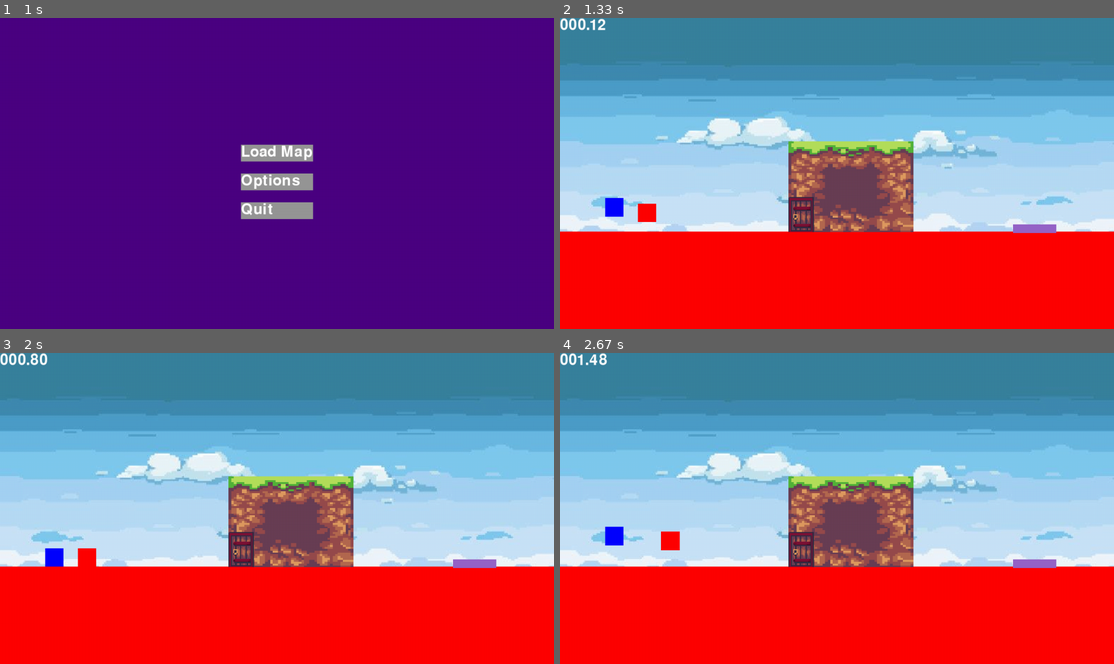
Above: before the commit, frames 1-4 (two rows, left to right).
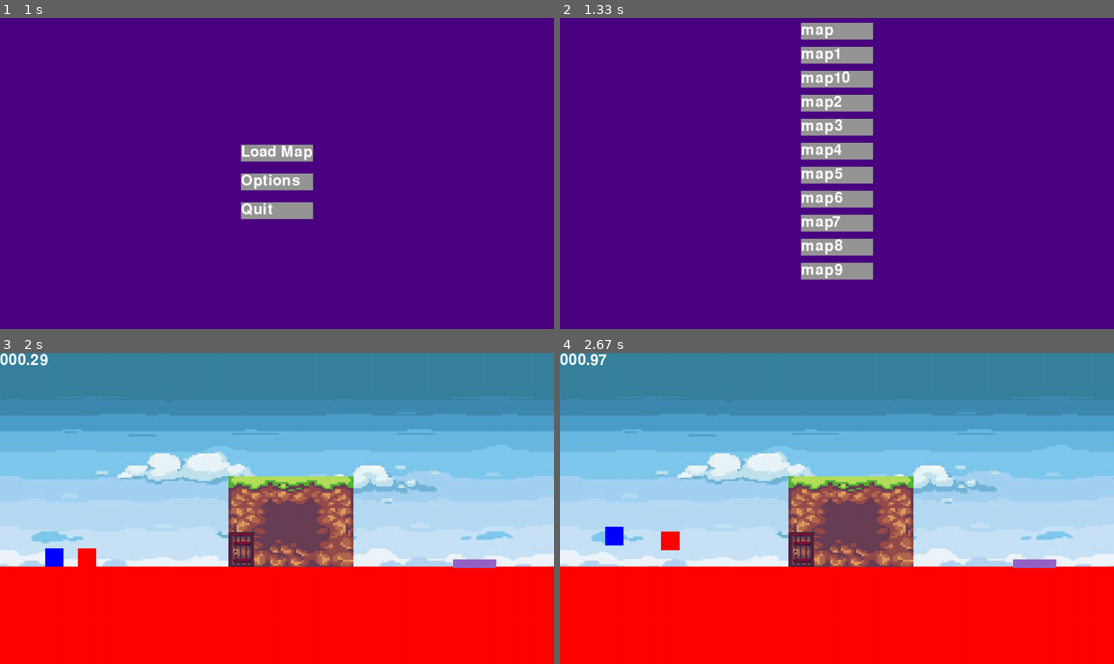
Above: after the commit, the same moments.

Repository: EvannBerthou/PygamePlatformer
Game: pygame game, started from main.py
The game is run twice, just before and just after one commit, with the same random seed, the same clock (stepped at 60 frames per second) and the same inputs.
Inputs (mouse positions are in pixels of both pictures, inside the frame that each line leads up to):
- Up to frame 1 (1 s): click (254, 185) at 0.88 s
- Up to frame 2 (1.33 s): click "Load Map" at 1.22 s
- Up to frame 3 (2 s): click (277, 365) at 1.72 s, where only the run after the commit has a clickable "map"
- Up to frame 4 (2.67 s): hold Up 2-2.47 s; move the mouse to (704, 511) at 2.03 s; hold Right from 2.5 s (still down); move the mouse to (665, 461) at 2.53 s; tap Space at 2.57 s

Frame 1 is identical in both runs. In frame 2, 100% of the frame differs, in the area x 0-100%, y 0-100%; in frame 3, less than 0.1%; in frame 4, 0.1%.

Commit message:
(#183) Added Level Selector Menu

Diff:
--- a/data/MainMenu/MainMenu.py
+++ b/data/MainMenu/MainMenu.py
@@ -1,32 +1,76 @@
 import UI
+import os
+
+class Menu:
+    def __init__(self, main_menu):
+        self.ui_manager = UI.UIManager()
+        self.main_menu = main_menu
+
+    def draw(self, surface):
+        raise NotImplementedError('draw function not implemented for this menu {}', self)
+
+class MainScreenMenu(Menu):
+    def __init__(self, main_menu):
+        super().__init__(main_menu)
+        self.ui_manager.add(UI.Button(self.main_menu.game.w / 2 - 75, self.main_menu.game.h / 2 - 60, 150, 35,
+                            "Load Map", (150,150,150),
+                            self.main_menu.play, 'maps/map'))
+        self.ui_manager.add(UI.Button(self.main_menu.game.w / 2 - 75, self.main_menu.game.h / 2, 150, 35,
+                            "Options", (150,150,150),
+                            self.main_menu.options, ''))
+        self.ui_manager.add(UI.Button(self.main_menu.game.w / 2 - 75, self.main_menu.game.h / 2 + 60, 150, 35,
+                            "Quit", (150,150,150),
+                            self.main_menu.exit, ''))
+
+    def draw(self, surface):
+        self.ui_manager.draw(surface)
+
+class LevelSelectorMenu(Menu):
+    def load_level_list(self):
+        path = os.path.join('.', 'maps')
+        if not os.path.exists(path) or not os.path.isdir(path):
+            print('No folder named "maps"')
+            exit(1)
+
+        maps_names = os.listdir(path)
+        maps_paths = [os.path.join('maps', map_name) for map_name in maps_names]
+        return maps_names, maps_paths
+
+    def __init__(self, main_menu):
+        super().__init__(main_menu)
+        names, paths = self.load_level_list()
+        for i, name in enumerate(names):
+            self.ui_manager.add(UI.Button(self.main_menu.game.w / 2 - 75, 10 + 50 * i, 150, 35,
+                                name, (150,150,150),
+                                self.main_menu.load_map, paths[i]))
+
+    def draw(self, surface):
+        self.ui_manager.draw(surface)
 
 class MainMenu:
     def __init__(self, game):
         self.game = game
-        self.ui_manager = UI.UIManager()
-        self.ui_manager.add(UI.Button(self.game.w / 2 - 75, self.game.h / 2 - 60, 150, 35,
-                            "Load Map", (150,150,150),
-                            self.play, 'maps/map'))
-        self.ui_manager.add(UI.Button(self.game.w / 2 - 75, self.game.h / 2, 150, 35,
-                            "Options", (150,150,150),
-                            self.options, ''))
-        self.ui_manager.add(UI.Button(self.game.w / 2 - 75, self.game.h / 2 + 60, 150, 35,
-                            "Quit", (150,150,150),
-                            self.exit, ''))
+        self.menu = MainScreenMenu(self)
 
     def update(self, mouse_position, mouse_pressed, events):
-        self.ui_manager.update(mouse_position, mouse_pressed, events)
-        if self.ui_manager.selected != -1:
-            self.ui_manager.elements[self.ui_manager.selected].update(mouse_position,mouse_pressed,events)
+        self.menu.ui_manager.update(mouse_position, mouse_pressed, events)
+        if self.menu.ui_manager.selected != -1:
+            self.menu.ui_manager.elements[self.menu.ui_manager.selected].update(mouse_position,mouse_pressed,events)
 
     def draw(self, surface):
         surface.fill((75,0,130))
 
+    def draw_ui(self, surface):
+        self.menu.draw(surface)
+
     def play(self, btn, args):
-        self.game.load_map(args)
+        self.menu = LevelSelectorMenu(self)
 
     def options(self, btn, args):
         print('Options')
 
     def exit(self, btn, args):
         exit(0)
+
+    def load_map(self, btn, args):
+        self.game.load_map(args)
--- a/main.py
+++ b/main.py
@@ -52,7 +52,7 @@
                 self.win.blit(blit, blit.get_rect())
 
                 if self.game_state == GameState.MAIN_MENU:
-                    self.main_menu.ui_manager.draw(self.win)
+                    self.main_menu.draw_ui(self.win)
                 if self.game_state == GameState.IN_GAME:
                     self.level_manager.draw_timer(self.win)
 
Not shown, added: maps/map1
Not shown, added: maps/map10
Not shown, added: maps/map2
Not shown, added: maps/map3
Not shown, added: maps/map4
Not shown, added: maps/map5
Not shown, added: maps/map6
Not shown, added: maps/map7
Not shown, added: maps/map8
Not shown, added: maps/map9
